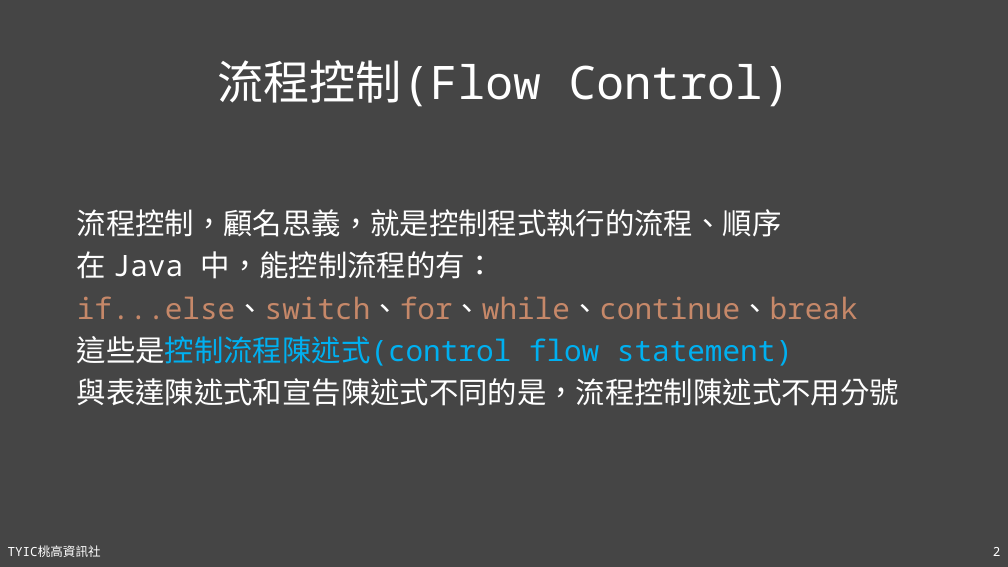
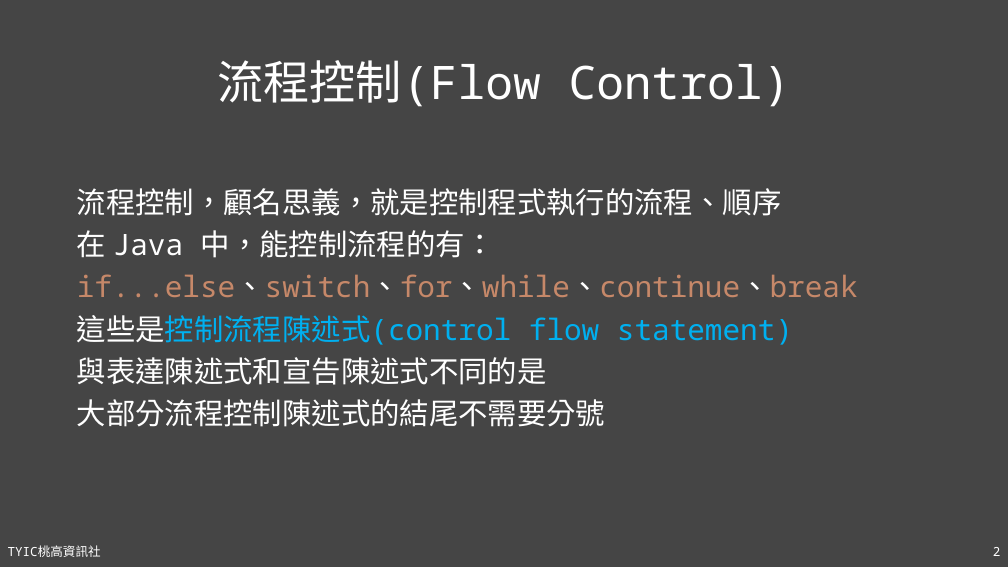
Before and after one commit to TYSHIC/slides, a slide deck: slide 2 of powerpoint/06_流程控制.pptx. Drawn at 1008x567 pixels with LibreOffice and Linux fonts; fonts in the diff are those of the drawing. Boxes give left, top, right and bottom in pixels: in the first picture for what was removed or moved away, otherwise in the second. Text is boxed around its words. In the diff, an @@ line names an element or a change of style, - is before the commit and + after.

Commit message:
06_break

```diff
--- a/powerpoint/06_流程控制.pptx
+++ b/powerpoint/06_流程控制.pptx
@@ text "流程控制，顧名思義，就是控制程式執行的流程、順序": place and size @@
-text "流程控制，顧名思義，就是控制程式執行的流程、順序" at (77, 209, 899, 406)
+text "流程控制，顧名思義，就是控制程式執行的流程、順序" at (77, 188, 858, 427)
@@ text at (77, 357, 605, 427): text changed @@
-與表達陳述式和宣告陳述式不同的是，流程控制陳述式不用分號
+與表達陳述式和宣告陳述式不同的是
+大部分流程控制陳述式的結尾不需要分號
```
Also in this commit, not shown: 1 other slide changed, 7 slides added, 9 other files.
